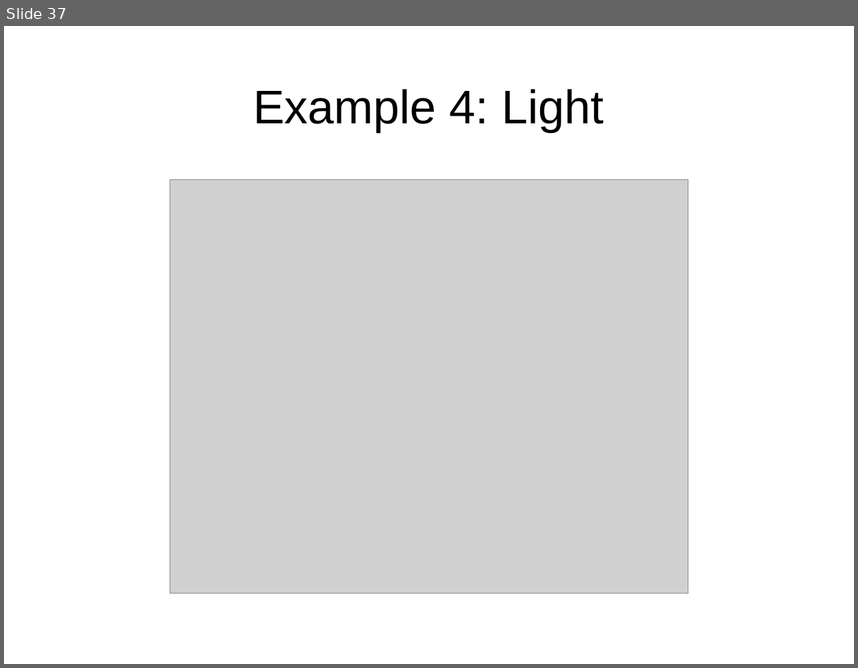
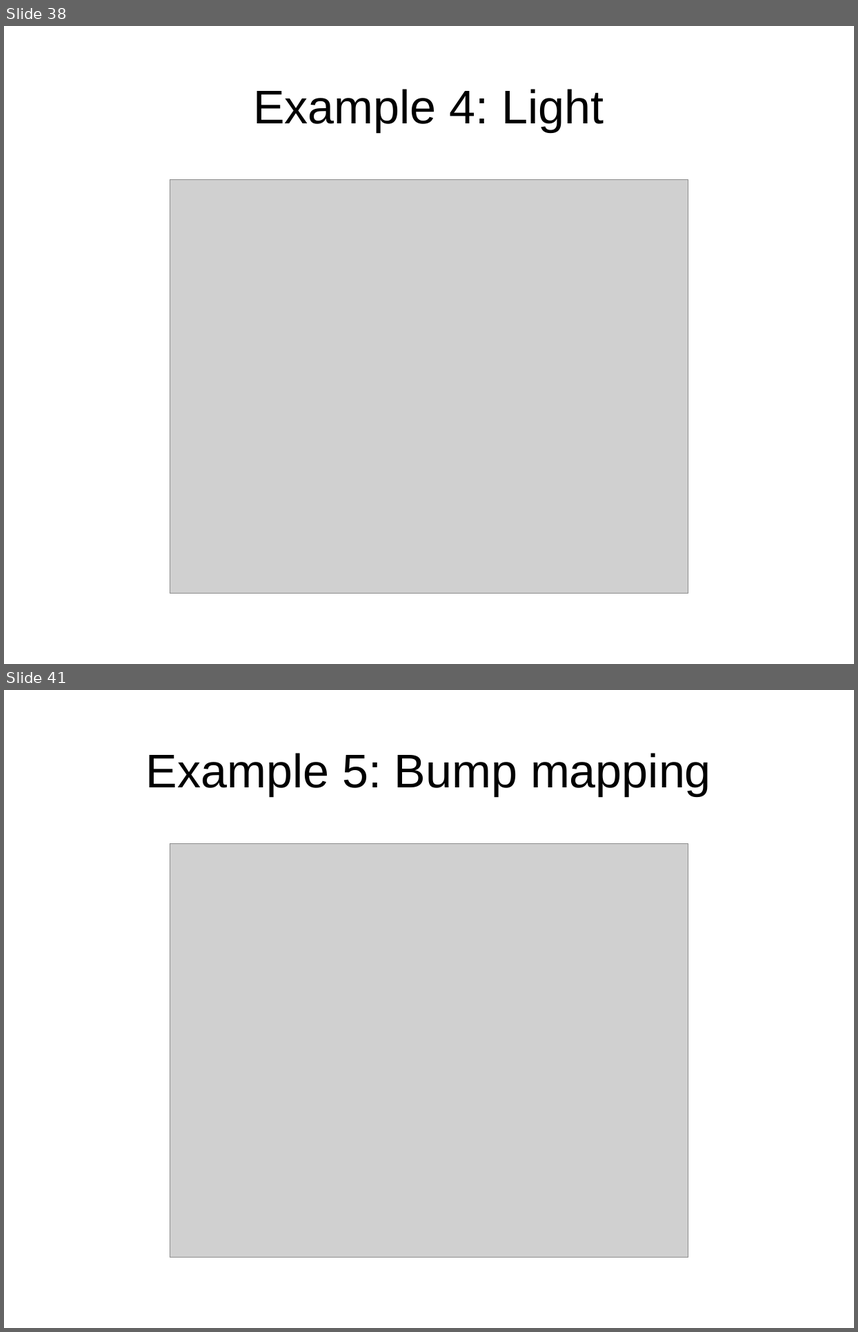
Before and after one commit to jayschwa/3d-opengl-presentation, a slide deck: Slides.odp. Shown one above the other, each under a label of ours: slide 37 before the commit, slides 38 and 41 after it; the slides between them are not shown. The pictures are 858x668 and 858x1332 pixels, drawn with LibreOffice and Linux fonts; fonts in the diff are those of the drawing; grey boxes stand for pictures. Boxes give left, top, right and bottom in pixels: in the first picture for what was removed or moved away, otherwise in the second. Text is boxed around its words. In the diff, an @@ line names an element or a change of style, - is before the commit and + after.

```diff
--- a/Slides.odp
+++ b/Slides.odp
@@ slide 41 added at (4, 690, 854, 1328), background #FFFFFF @@
@@ title added at (146, 753, 711, 796), 44 pt, text #000000 @@
+Example 5: Bump mapping
@@ picture added at (170, 843, 688, 1257) @@
@@ what was slide 37 is now slide 38 @@
```
Also in this commit, not shown: 5 other slides added.
